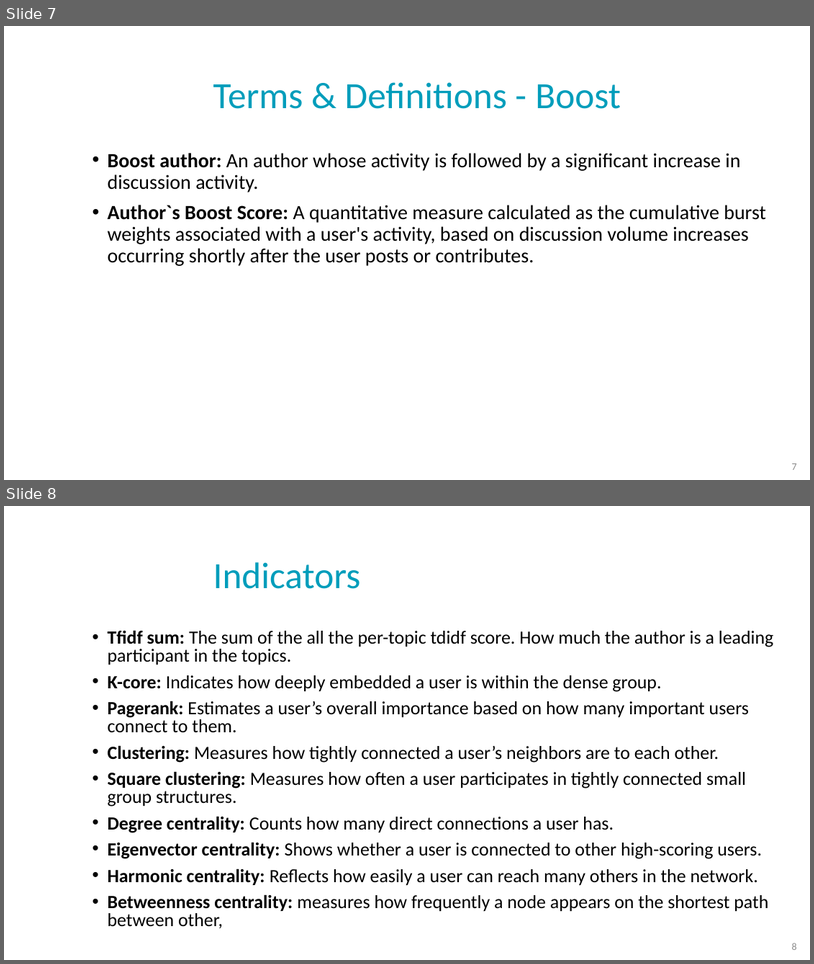
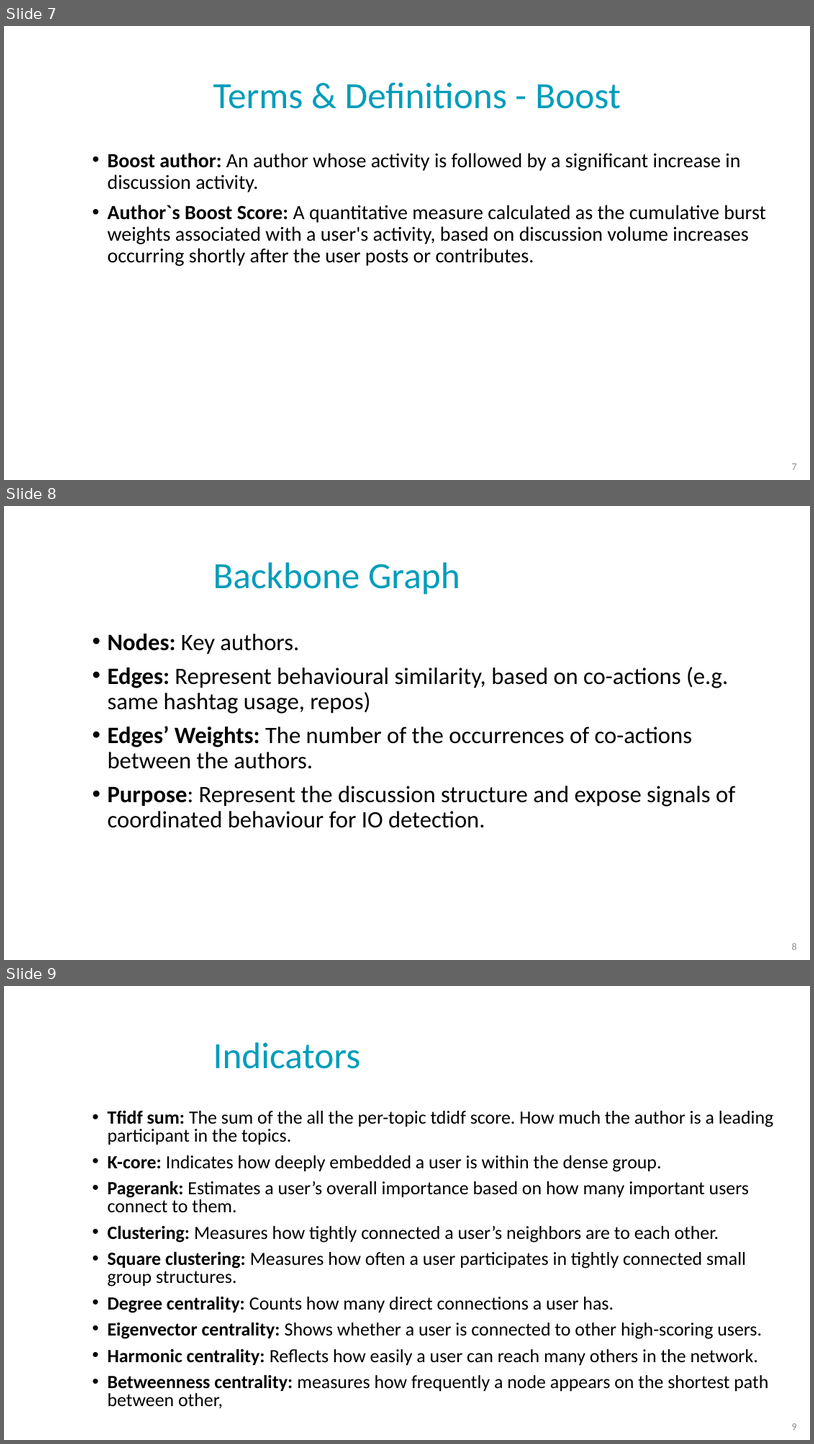
Before and after one commit to NoaTal1996/Backbone-Graph, a slide deck: docs/base_slides.pptx. Shown one above the other, each under a label of ours: slides 7 and 8 before the commit, slides 7, 8 and 9 after it. The pictures are 814x964 and 814x1444 pixels, drawn with LibreOffice and Linux fonts; fonts in the diff are those of the drawing; background and template pictures are left out. Boxes give left, top, right and bottom in pixels: in the first picture for what was removed or moved away, otherwise in the second. Text is boxed around its words. In the diff, an @@ line names an element or a change of style, - is before the commit and + after.

```diff
--- a/docs/base_slides.pptx
+++ b/docs/base_slides.pptx
@@ slide 8 added at (4,506,810,960), background picture (left out) @@
@@ title added at (214,562,460,595), 44 pt, text #009DBB @@
+Backbone Graph
@@ text added at (108,633,736,828), 28 pt, text #000000 @@
+• Nodes: Key authors.
+• Edges: Represent behavioural similarity, based on co-actions (e.g. same hashtag usage, repos)
+• Edges’ Weights: The number of the occurrences of co-actions between the authors.
+• Purpose: Represent the discussion structure and expose signals of coordinated behaviour for IO detection.
@@ page number added at (792,942,797,950), 12 pt, text #8C8C8C @@
+8
@@ what was slide 8 is now slide 9 @@
@@ page number at (792,1423,797,1430): text changed @@
-8
+9
```
Also in this commit, not shown: 4 slides changed, 1 other slide added, 3 other files.
